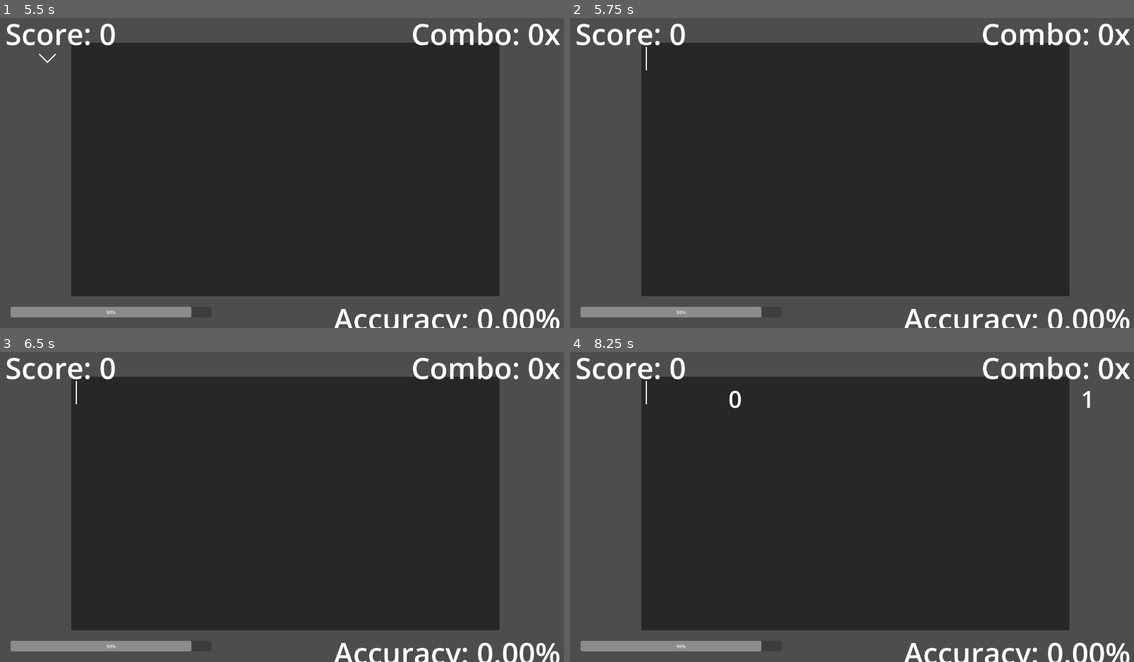
Above: before the commit, frames 1-4 (two rows, left to right).
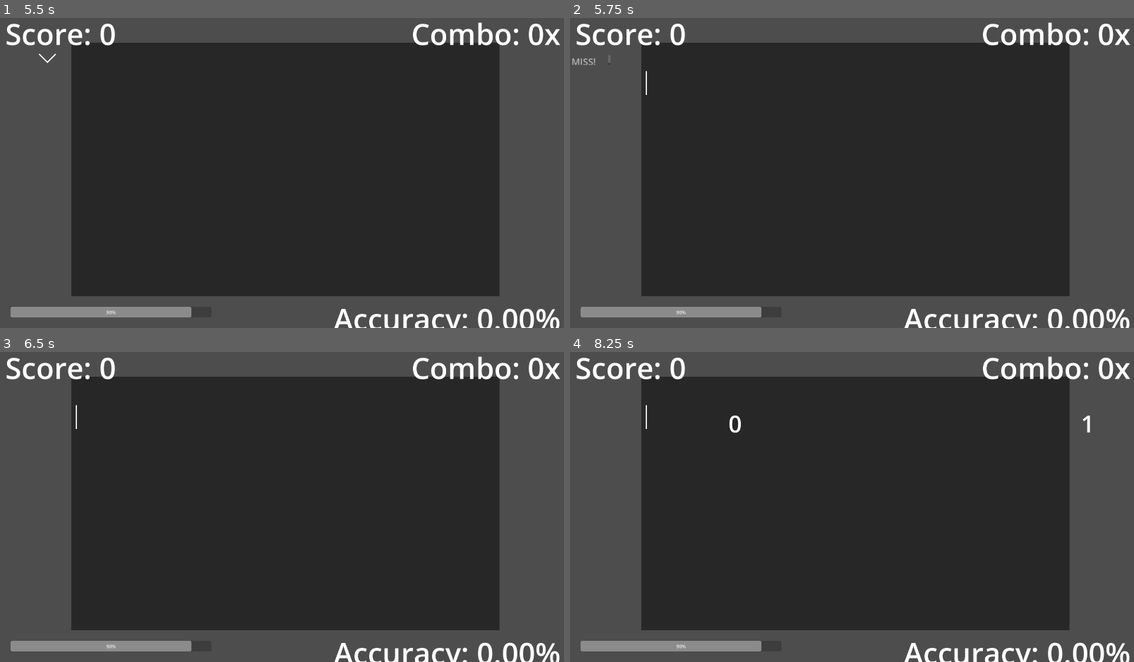
Above: after the commit, the same moments.

Repository: joeljanzen/Bitstreamer
Game: Godot game, scene res://Scenes/level.tscn
Two runs of this game, one before a commit and one after it. Both use one fixed random seed, a clock stepped at 60 frames per second and the inputs below.
Inputs:
- Up to frame 1 (5.5 s): tap Enter (enter) at 0.5, 2.1 s; tap 0 (0 bit) at 0.6, 5.1 s; tap 1 (1 bit) at 1.35 s; tap W (spawn 0 bit) at 2.85 s; tap Q (spawn 1 bit) at 3.6 s; tap E (spawn enter) at 4.35 s
- Up to frame 2 (5.75 s): no input
- Up to frame 3 (6.5 s): tap 1 (1 bit) at 5.85 s
- Up to frame 4 (8.25 s): tap Enter (enter) at 6.6 s; tap W (spawn 0 bit) at 7.35 s; tap Q (spawn 1 bit) at 8.1 s

Frame 1 is identical in both runs. In frame 2, less than 0.1% of the frame differs, in the area x 0-14%, y 9-25%; in frame 3, less than 0.1%; in frame 4, 0.3%, in the area x 13-93%, y 9-27%.
Error before the commit: Trying to assign invalid previously freed instance. (res://Scripts/Gameplay/play_area.gd:85)

Commit message:
Fixed missed signal not emitting bug
The missed signal was not being emitted if you clicked enter on a non-enter bit (or non-enter on an enter bit), and then that bit went offscreen and was freed, since an if statement only sends the signal if the bit has not been considered clicked yet. This is because no matter what you clicked, the bit was treated as already clicked and assumed you had already sent a missed signal, when you hadn't, because clicking enter on a regular bit (or the other way around) is not considered a miss but is ignored entirely

Diff:
--- a/Scripts/Gameplay/bit.gd
+++ b/Scripts/Gameplay/bit.gd
@@ -136,8 +136,8 @@
 
 	if PerformanceCalculator.is_clickable(accuracy):
 		# Successfully clicked the bit.
-		_is_clicked = true
 		if get_value() == value:
+			_is_clicked = true
 			var raw_score = PerformanceCalculator.get_raw_score(accuracy)
 			Signals.scored.emit(PerformanceCalculator.get_score(accuracy), raw_score)
 			_score_animation(PerformanceCalculator.get_click_quality(raw_score))
@@ -149,6 +149,7 @@
 				return false
 			# Take damage and lose combo, as if you missed the bit.
 			elif get_value() == Bit.Type.ZERO or get_value() == Bit.Type.ONE:
+				_is_clicked = true
 				Signals.missed.emit(_damage, PerformanceCalculator.ClickQuality.ERROR)
 				_score_animation(PerformanceCalculator.ClickQuality.ERROR)
 				_is_missed = true
@@ -190,7 +191,7 @@
 		get_tree().root.call_deferred("add_child", effect)
 		var pos: Vector2 = global_position
 		@warning_ignore("integer_division")
-		var pos_offset: int = effect.get_width() / 2
+		var pos_offset: int = BitClickEffect.get_width() / 2
 		# bit is somewhat offscreen or entirely offscreen
 		if global_position.x < pos_offset:
 			pos = Vector2(pos_offset, global_position.y)
